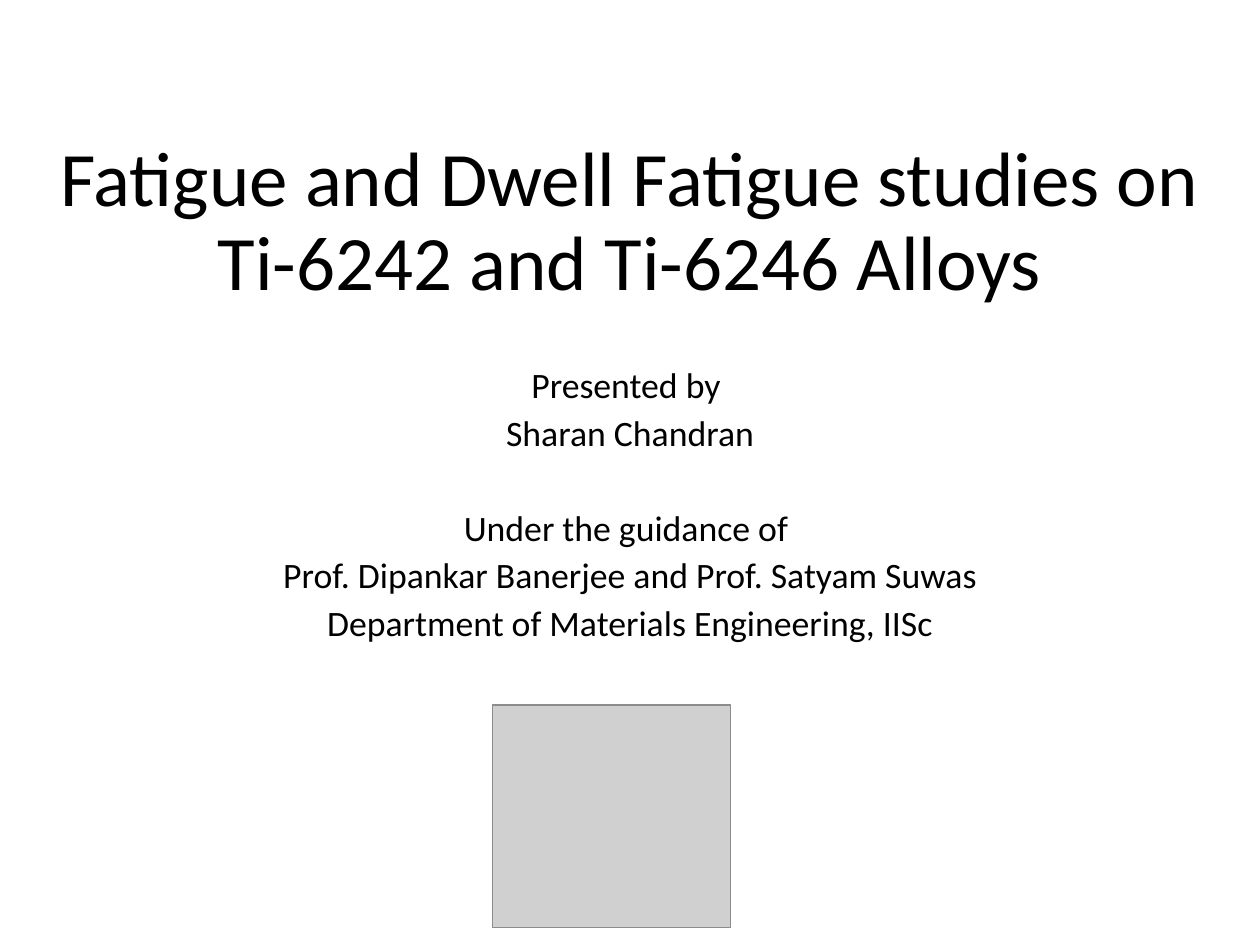
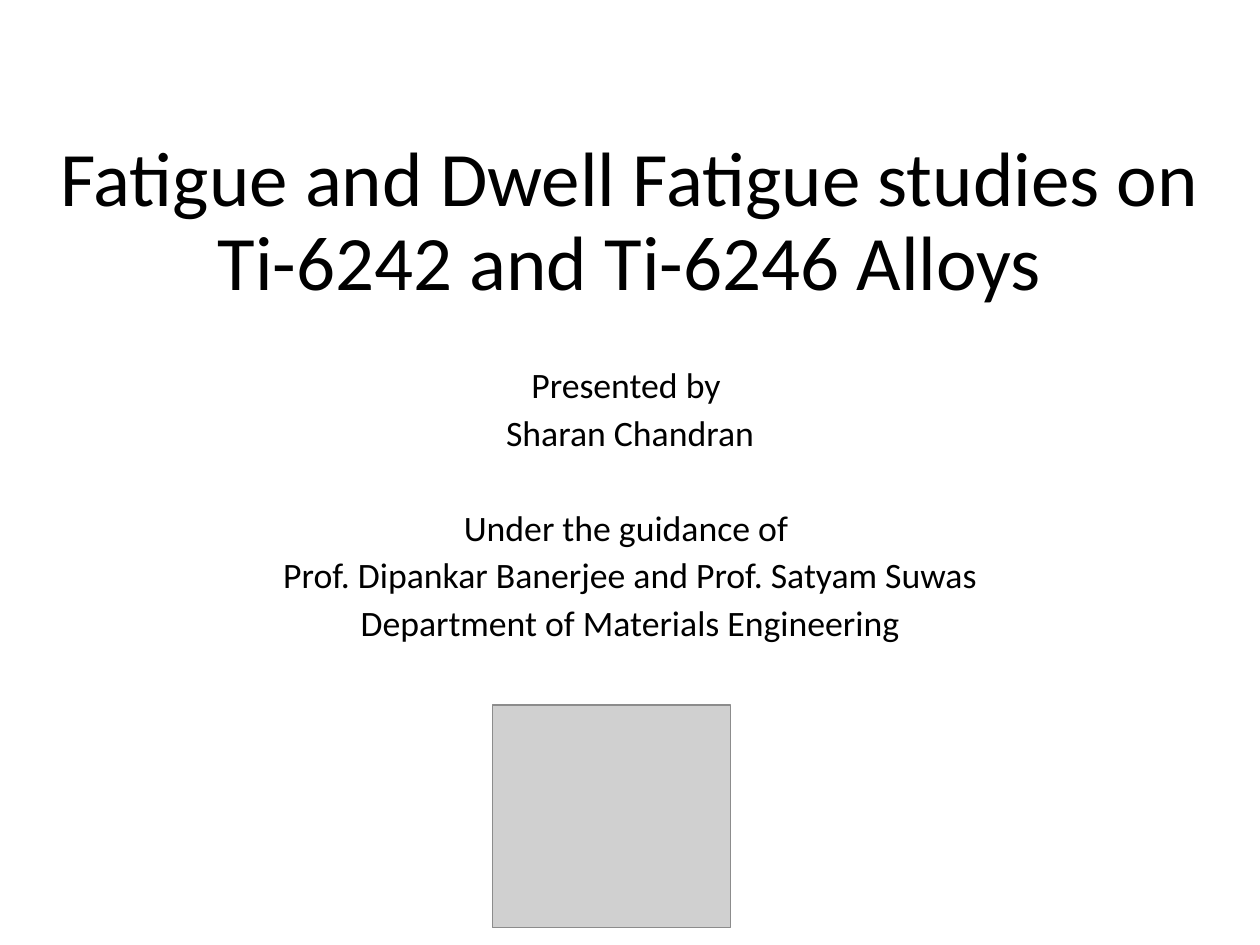
Before and after one commit to Sharanc25/Elements, a slide deck: slide 1 of Thesis/Comprehensive Exam/References/yazar.pptx. Drawn at 1260x945 pixels with LibreOffice and Linux fonts; fonts in the diff are those of the drawing; grey boxes stand for pictures. Boxes give left, top, right and bottom in pixels: in the first picture for what was removed or moved away, otherwise in the second. Text is boxed around its words. In the diff, an @@ line names an element or a change of style, - is before the commit and + after.

Commit message:
/ ‘Thesis/Comprehensive Exam/References/yazar.pptx’

```diff
--- a/Thesis/Comprehensive Exam/References/yazar.pptx
+++ b/Thesis/Comprehensive Exam/References/yazar.pptx
@@ subtitle at bbox=[361, 611, 899, 642]: text changed @@
-Department of Materials Engineering, IISc
+Department of Materials Engineering
```
Also in this commit, not shown: 1 other slide changed.
